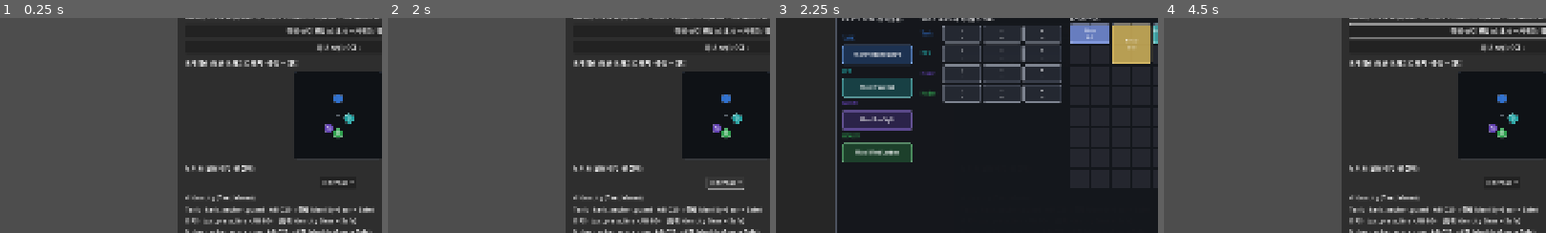
Above: before the commit, frames 1-4 (left to right).
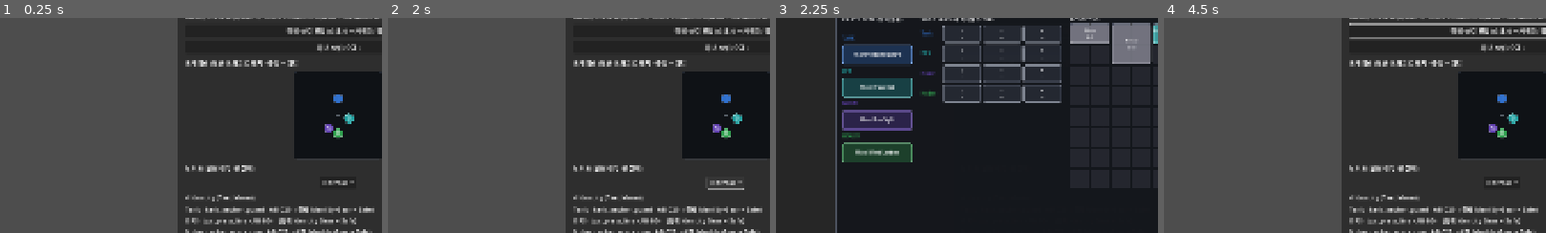
Above: after the commit, the same moments.

Repository: haepari1019/project_tdc_game
Game: Godot game, scene res://scenes/main.tscn
Two runs of this game, one before a commit and one after it. Both use one fixed random seed, a clock stepped at 60 frames per second and the inputs below.
Inputs (mouse positions are % of the whole screen's width and height, from its top left):
- Up to frame 1 (0.25 s): no input
- Up to frame 2 (2 s): click "Normal" at 0.5 s; click "Normal" at 1.25 s
- Up to frame 3 (2.25 s): click "장비·스킬 편집 (스태시 → 캐릭터/백팩)" at 2 s
- Up to frame 4 (4.5 s): click "허브 시설 (승급)" at 2.75 s; click "Confirm Loadout" at 3.5 s; tap Enter at 4.25 s; drag from (50, 45) to (60, 28) at 4.27 s
The pictures show only the part of the screen within x 6-56%, y 22-72%; the shares and areas given below are measured in that part.

Frames 1-2 are identical in both runs. In frame 3, 2.6% of the frame differs, in the area x 77-98%, y 3-22%; in frame 4, nothing differs.

Commit message:
feat: 런 낱개 인벤(기어/스킬북)을 Backpack 영속 — 추출=유지·사망=손실 (B I2b)
런 백팩의 낱개 기어/스킬북이 이제 Backpack 오토로드(영속 save.json)에 산다:
- inventory_ui._ready: 시드 하드코딩 → Backpack.loose 로드(허브·런 공유 경로).
- 허브 deploy: RunLoadout.backpack 직렬화 → commit_loose_to_backpack()(영속 Backpack).
- dungeon_run: rl.backpack 적용 루프 제거(Backpack가 브리지).
- run_end: 추출=commit_loose_to_backpack(유지) / 사망=Backpack.clear_loose(손실).
소비는 기존 rl.consumables/시드 경로 유지(I2b 범위 — 더블 회피). 장착 서브/기어는
기존 RunLoadout.member_subs/member 경로 유지(I3/I4에서 통합). = 루팅한 기어/스킬북이
런→런 영속(원 버그 해결, 낱개분). ci_smoke PASS + 신선 시드(loose 3)·마이그레이션 라운드트립 확인.

Co-Authored-By: Claude Opus 4.8 <noreply@anthropic.com>

Diff:
--- a/scripts/autoload/backpack.gd
+++ b/scripts/autoload/backpack.gd
@@ -37,10 +37,11 @@
 	if _seeded:
 		return
 	_seeded = true
+	# loose carry seed = gear/skillbook/generic only (consumables stay on the seed/RunLoadout path
+	# in I2b — they're not yet unified into the Backpack).
 	loose = [
 		{"id": "Pistol", "kind": "generic", "w": 2, "h": 1, "at_risk": true},
 		{"id": "Armor", "kind": "generic", "w": 2, "h": 2, "at_risk": true},
-		{"id": "con_revive_scroll", "kind": "consumable", "consumable_id": "con_revive_scroll", "count": 3, "w": 1, "h": 1},
 		{"id": "Ember Lance", "kind": "skillbook", "base_ability_id": "AB-037", "charges": 8, "charges_max": 8, "w": 1, "h": 1, "at_risk": true},
 	]
 	equipped = {}
--- a/scripts/main.gd
+++ b/scripts/main.gd
@@ -183,7 +183,7 @@
 ## Persist the edited loadout (hub backpack + each member's equipped subs) into RunLoadout so
 ## the dungeon scene can re-apply it after it spawns its own party. ref: F-010.
 func _serialize_loadout() -> void:
-	_run_loadout.backpack = _inv.get_backpack_items()
+	_inv.commit_loose_to_backpack()   # 허브 백팩 편집 → 영속 Backpack(loose). RunLoadout는 인벤 운반 안 함(B).
 	var subs: Array = []
 	for m in _party.get_members():
 		var row := ["", "", ""]
--- a/scripts/run/dungeon_run.gd
+++ b/scripts/run/dungeon_run.gd
@@ -135,14 +135,7 @@
 	if rl != null:
 		for cid in rl.consumables:
 			_inventory_ui.add_consumable_to_backpack(String(cid), int(rl.consumables[cid]))
-		for it in rl.backpack:
-			match String(it.get("kind", "")):
-				"gear":
-					_inventory_ui.add_gear_to_backpack(String(it.get("base_gear_id", "")), true)
-				"skillbook":
-					_inventory_ui.add_skillbook_to_backpack(String(it.get("base_ability_id", "")), true)
-				"consumable":
-					_inventory_ui.add_consumable_to_backpack(String(it.get("consumable_id", "")), int(it.get("count", 1)))
+		# 낱개 인벤(기어/스킬북)은 Backpack 오토로드에서 로드됨(inventory_ui._ready). RunLoadout.backpack 브리지 폐기(B).
 		var dep_members: Array = _party.get_members()
 		for i in mini(dep_members.size(), rl.member_subs.size()):
 			var subrow: Array = rl.member_subs[i]
--- a/scripts/run/run_end_controller.gd
+++ b/scripts/run/run_end_controller.gd
@@ -103,6 +103,8 @@
 			survivors.append(String(m.class_id))
 	var safe_items := _collect_at_risk()             # At-Risk → Safe (전량, §3.6.1)
 	_inv.mark_run_inventory_safe()
+	if _inv.has_method("commit_loose_to_backpack"):
+		_inv.commit_loose_to_backpack()              # 추출 = 백팩(낱개) 유지 → 영속 Backpack 커밋 (B)
 	# haulMaterial: 런 인벤(At-Risk) → hubHaulVault(Safe), 런에서 제거 (F-029 §3.2 / D-029 §4).
 	# HubProfile은 런타임 경로로 — 스테일 에디터(신규 autoload 미등록)에서도 컴파일/실행되게.
 	var haul: Dictionary = _inv.collect_haul() if _inv.has_method("collect_haul") else {}
@@ -128,6 +130,9 @@
 	for m in _party.get_members():
 		if is_instance_valid(m):
 			casualties.append(String(m.class_id))
+	var bp := get_node_or_null("/root/Backpack")
+	if bp != null:
+		bp.clear_loose()                             # 사망/실패 = At-Risk 낱개 캐리 손실 (B / F-007 §3.7)
 	_run.settle_failure(cause, {
 		"result": "Run Failure",
 		"cause": cause,
--- a/scripts/ui/inventory/inventory_ui.gd
+++ b/scripts/ui/inventory/inventory_ui.gd
@@ -270,6 +270,38 @@
 	for it in _backpack.items:
 		if it.has("at_risk"):
 			it["at_risk"] = false
+
+
+## B-model — rebuild the loose backpack grid from the persistent Backpack autoload (gear/skillbook/
+## generic; consumables excluded in I2b). Called at grid build (hub + run share this path).
+func _load_backpack_from_autoload() -> void:
+	var bp := get_node_or_null("/root/Backpack")
+	if bp == null:
+		return
+	for d in bp.get_loose():
+		match String(d.get("kind", "generic")):
+			"gear":
+				add_gear_to_backpack(String(d.get("base_gear_id", "")), bool(d.get("at_risk", true)))
+			"skillbook":
+				add_skillbook_to_backpack(String(d.get("base_ability_id", "")), bool(d.get("at_risk", true)))
+			"haul":
+				add_haul_to_backpack(String(d.get("haul_material_id", "")), bool(d.get("at_risk", true)))
+			_:
+				add_to_backpack(String(d.get("id", "?")), int(d.get("w", 1)), int(d.get("h", 1)), Color(0.5, 0.5, 0.55))
+
+
+## B-model — commit the loose backpack grid back to the persistent Backpack autoload (extract = keep,
+## hub deploy = persist edits). Consumables excluded (I2b — they stay on the seed/RunLoadout path).
+func commit_loose_to_backpack() -> void:
+	var bp := get_node_or_null("/root/Backpack")
+	if bp == null:
+		return
+	var items: Array = []
+	for it in _backpack.items:
+		if String(it.get("kind", "")) == "consumable":
+			continue
+		items.append(it)
+	bp.set_loose(items)
 
 
 # --- stash item builders (deployment hub) — public wrappers so the hub can fill a stash grid
@@ -385,13 +417,13 @@
 	pad.add_child(row)
 	_content_row = row
 
-	# Player backpack (persistent) + a couple seed items (room left for a looted key).
+	# Player backpack — the persistent carried inventory (Backpack autoload). Loose gear/skillbook/
+	# generic items load from there (persist run→run, the B-model SoT). Consumables stay on the
+	# seed/RunLoadout path for I2b. ref: meta-save B refactor.
 	var bp_box := _make_container(row, "BACKPACK", 5, 8)
 	_backpack = bp_box[1]
-	_backpack.add_item("Pistol", 2, 1, Color(0.45, 0.55, 0.85))
-	_backpack.add_item("Armor", 2, 2, Color(0.82, 0.70, 0.35))
-	add_consumable_to_backpack("con_revive_scroll", 3)  # seed: 3 revive scrolls (1 stack)
-	add_skillbook_to_backpack("AB-037", false)          # seed: Ember Lance (fire — ignites oil)
+	_load_backpack_from_autoload()
+	add_consumable_to_backpack("con_revive_scroll", 3)  # seed: 3 revive scrolls (consumables not yet in Backpack — I2b)
 
 	# Loot container (shown only while looting a chest).
 	var lt_box := _make_container(row, "CONTAINER", 5, 5)
